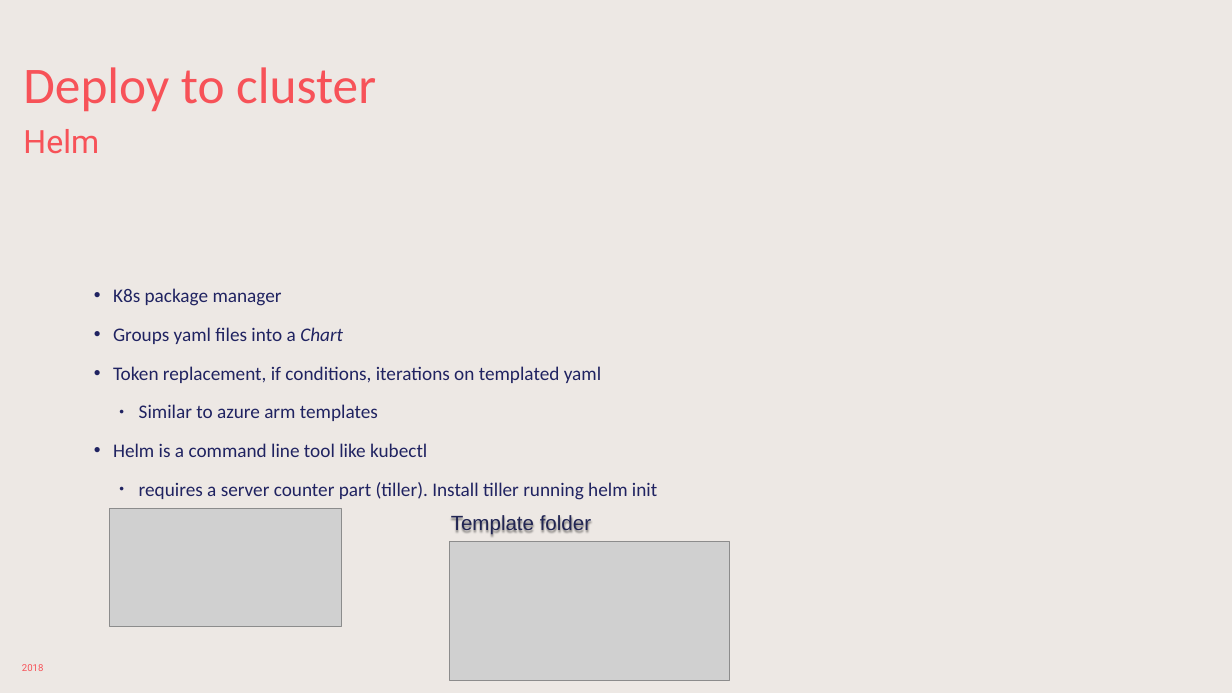
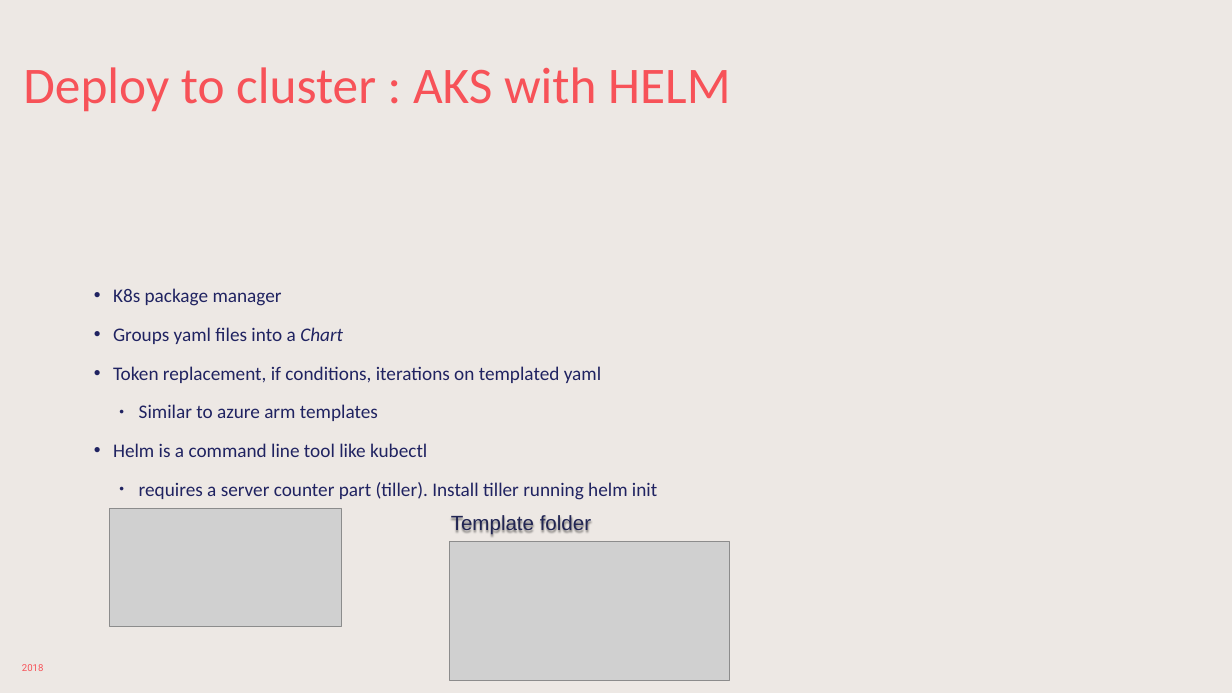
Before and after one commit to sabbadino/deltatre-community-meetups-session-3, a slide deck: slide 22 of K8s-basic.pptx (slide 20 before the commit). Drawn at 1232x693 pixels with LibreOffice and Linux fonts; fonts in the diff are those of the drawing; grey boxes stand for pictures; background and template pictures are left out. Boxes give left, top, right and bottom in pixels: in the first picture for what was removed or moved away, otherwise in the second. Text is boxed around its words. In the diff, an @@ line names an element or a change of style, - is before the commit and + after.

```diff
--- a/K8s-basic.pptx
+++ b/K8s-basic.pptx
@@ title at <box>23,67,730,111</box>: text changed @@
-Deploy to cluster
+Deploy to cluster : AKS with HELM
@@ text removed at <box>23,129,99,154</box> @@
-Helm
```
Also in this commit, not shown: 8 other slides changed, 1 slide added, 29 other files.
